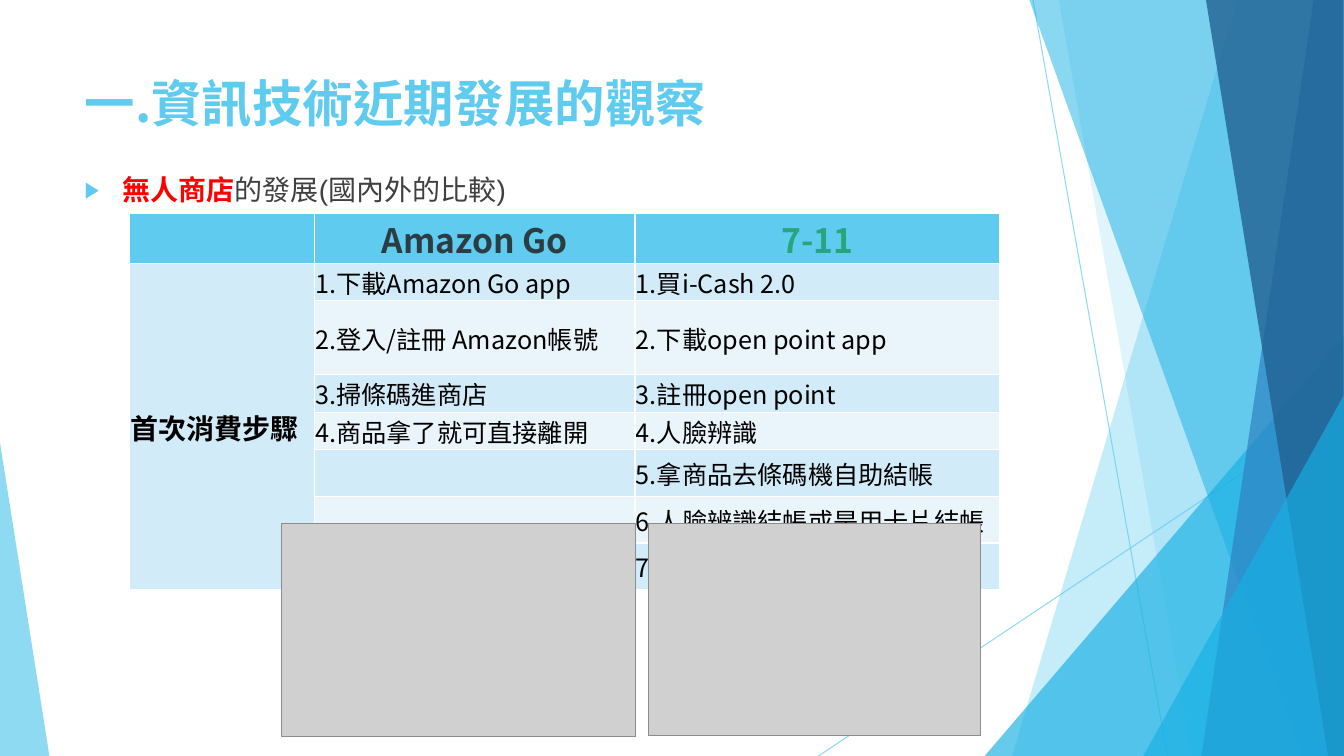
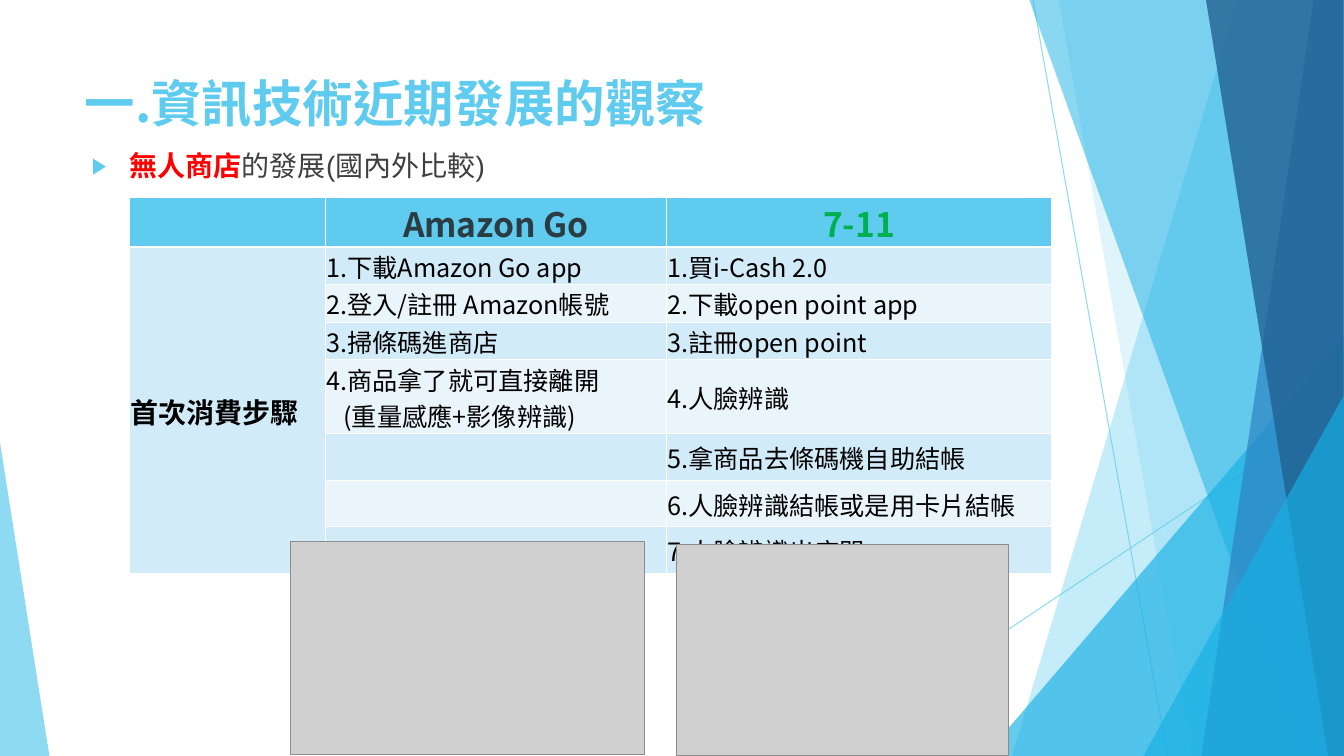
Before and after one commit to hrne/FINAL_REPORT, a slide deck: slide 3 of twu/面試/1100504_中華電信_企客分公司_涂宇欣_v2.pptx. Drawn at 1344x756 pixels with LibreOffice and Linux fonts; fonts in the diff are those of the drawing; grey boxes stand for pictures. Boxes give left, top, right and bottom in pixels: in the first picture for what was removed or moved away, otherwise in the second. Text is boxed around its words. In the diff, an @@ line names an element or a change of style, - is before the commit and + after.

```diff
--- a/twu/面試/1100504_中華電信_企客分公司_涂宇欣_v2.pptx
+++ b/twu/面試/1100504_中華電信_企客分公司_涂宇欣_v2.pptx
@@ text at bbox=[130, 152, 485, 182]: text changed @@
-▶ 無人商店的發展(國內外的比較)
+▶ 無人商店的發展(國內外比較)
@@ table at bbox=[129, 198, 1052, 572] @@
-row 5, column 2: 4.商品拿了就可直接離開
+row 5, column 2: 4.商品拿了就可直接離開 (重量感應+影像辨識)
@@ text colour #29A57D to #00B050 in "7-11" @@
@@ table: place and size @@
-table at bbox=[129, 214, 1000, 588]
+table at bbox=[129, 198, 1052, 572]
@@ picture: place and size @@
-picture at bbox=[282, 524, 636, 738]
+picture at bbox=[291, 541, 645, 755]
@@ picture: place and size @@
-picture at bbox=[648, 524, 981, 736]
+picture at bbox=[677, 544, 1009, 756]
```
Also in this commit, not shown: 3 other slides changed, 4 other files.
